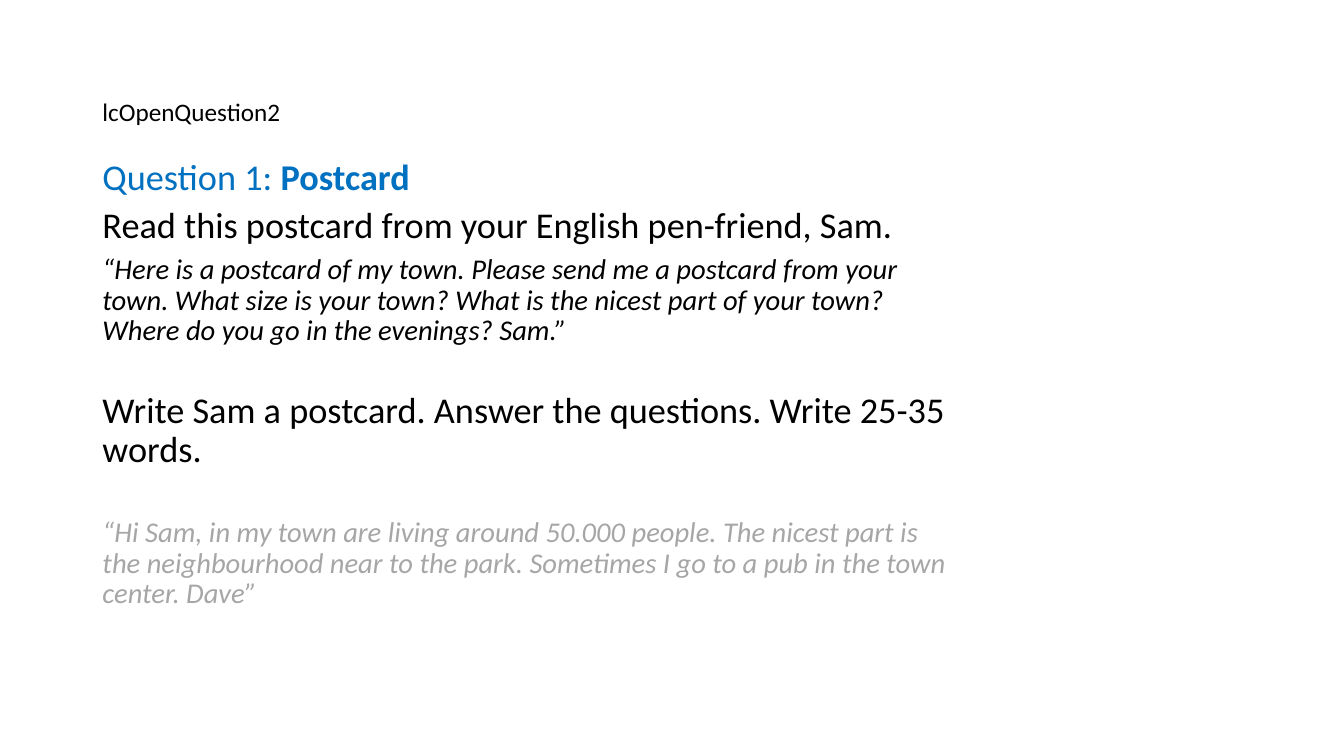
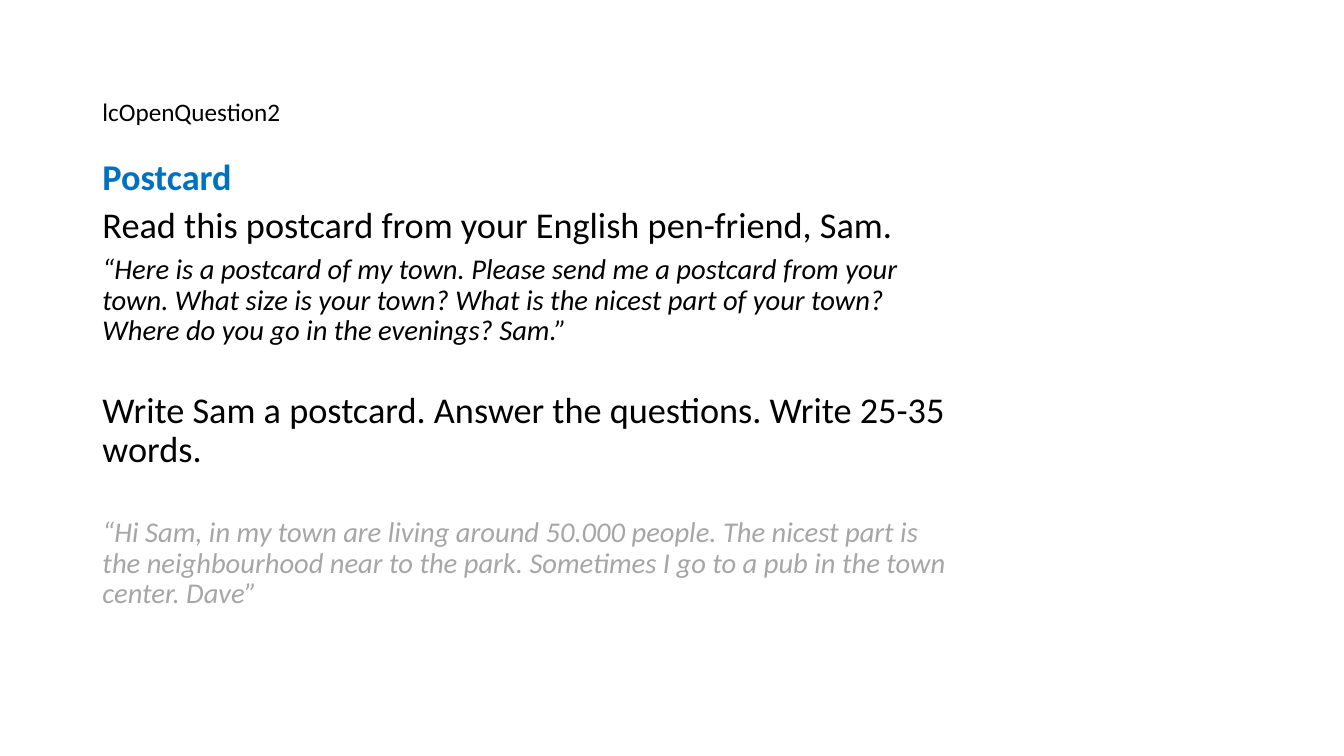
Before and after one commit to birgitstrackenbrock/dita13.lc.extra-interactions, a slide deck: slide 3 of documentation/Interaction_examples_visual.pptx. Drawn at 1344x756 pixels with LibreOffice and Linux fonts; fonts in the diff are those of the drawing. Boxes give left, top, right and bottom in pixels: in the first picture for what was removed or moved away, otherwise in the second. Text is boxed around its words. In the diff, an @@ line names an element or a change of style, - is before the commit and + after.

```diff
--- a/documentation/Interaction_examples_visual.pptx
+++ b/documentation/Interaction_examples_visual.pptx
@@ text at (102, 164, 231, 191): text changed; bold on @@
-Question 1: Postcard
+Postcard
```
Also in this commit, not shown: 18 other slides changed, 1 slide added, 33 other files.
